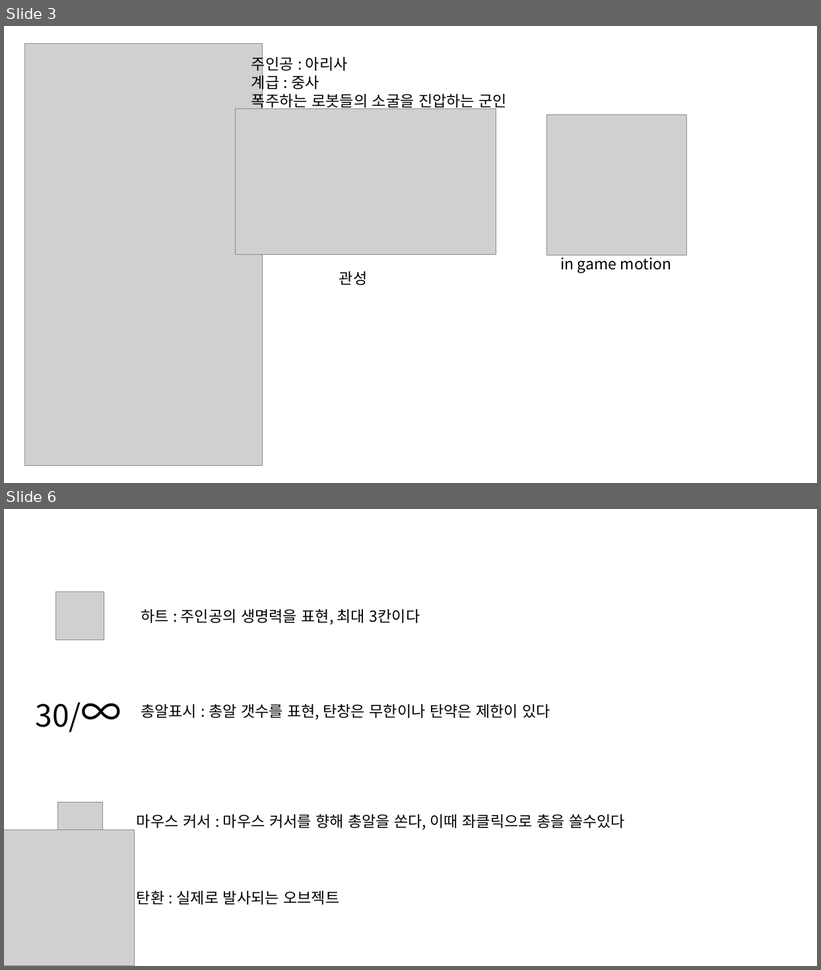
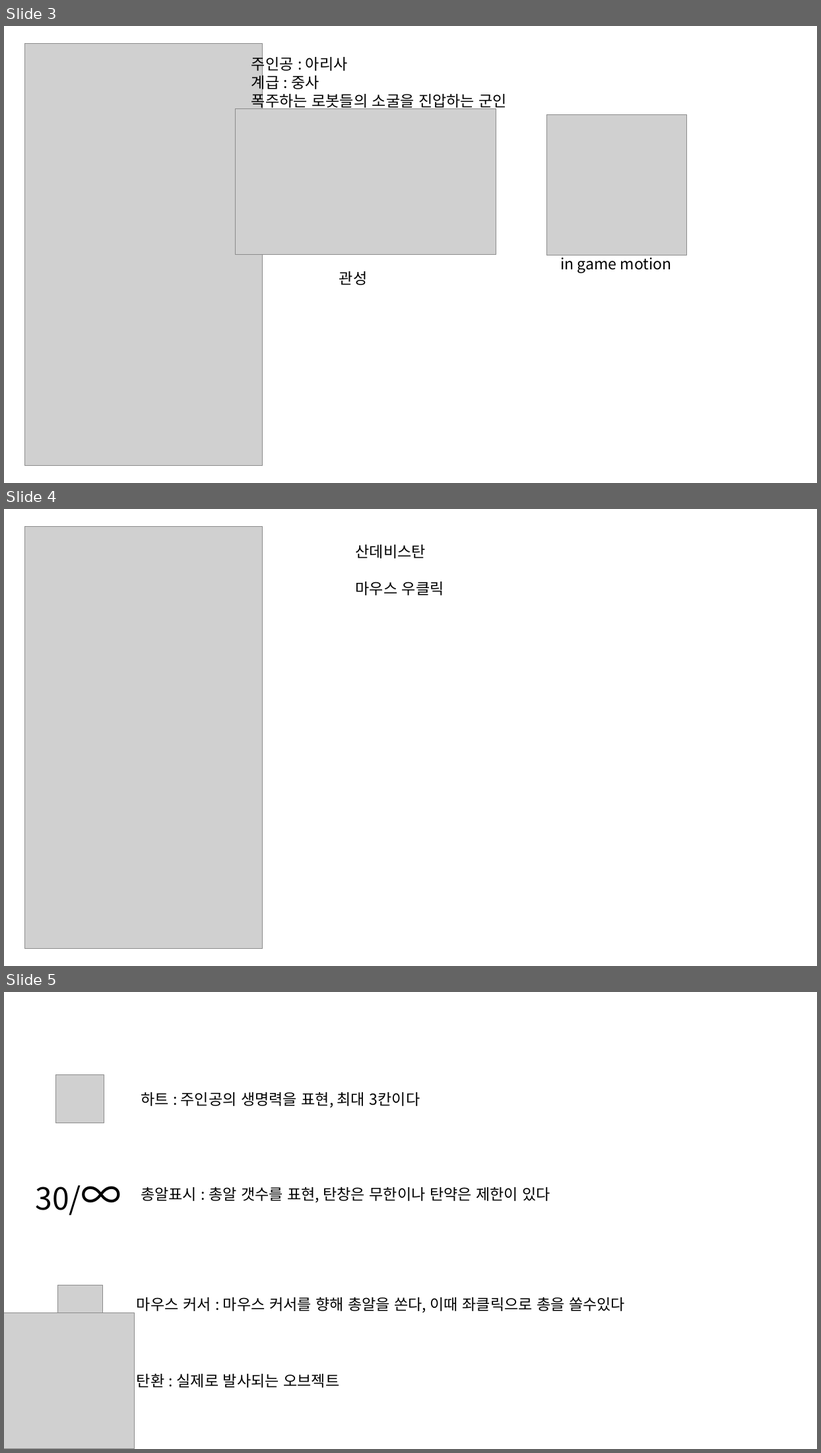
Before and after one commit to jun3181/shotgame, a slide deck: 기획안/주인공.pptx. Shown one above the other, each under a label of ours: slides 3 and 6 before the commit, slides 3, 4 and 5 after it; the slides between them are not shown. The pictures are 821x970 and 821x1453 pixels, drawn with LibreOffice and Linux fonts; fonts in the diff are those of the drawing; grey boxes stand for pictures. Boxes give left, top, right and bottom in pixels: in the first picture for what was removed or moved away, otherwise in the second. Text is boxed around its words. In the diff, an @@ line names an element or a change of style, - is before the commit and + after.

```diff
--- a/기획안/주인공.pptx
+++ b/기획안/주인공.pptx
@@ slide 4 added at (x1=4, y1=509, x2=817, y2=966), background #FFFFFF @@
@@ picture added at (x1=25, y1=527, x2=263, y2=949) @@
@@ text added at (x1=356, y1=545, x2=444, y2=595), 18 pt, text #000000 @@
+산데비스탄
+마우스 우클릭
@@ what was slide 6 is now slide 5 @@
```
Also in this commit, not shown: 2 slides removed, 1 other file.
